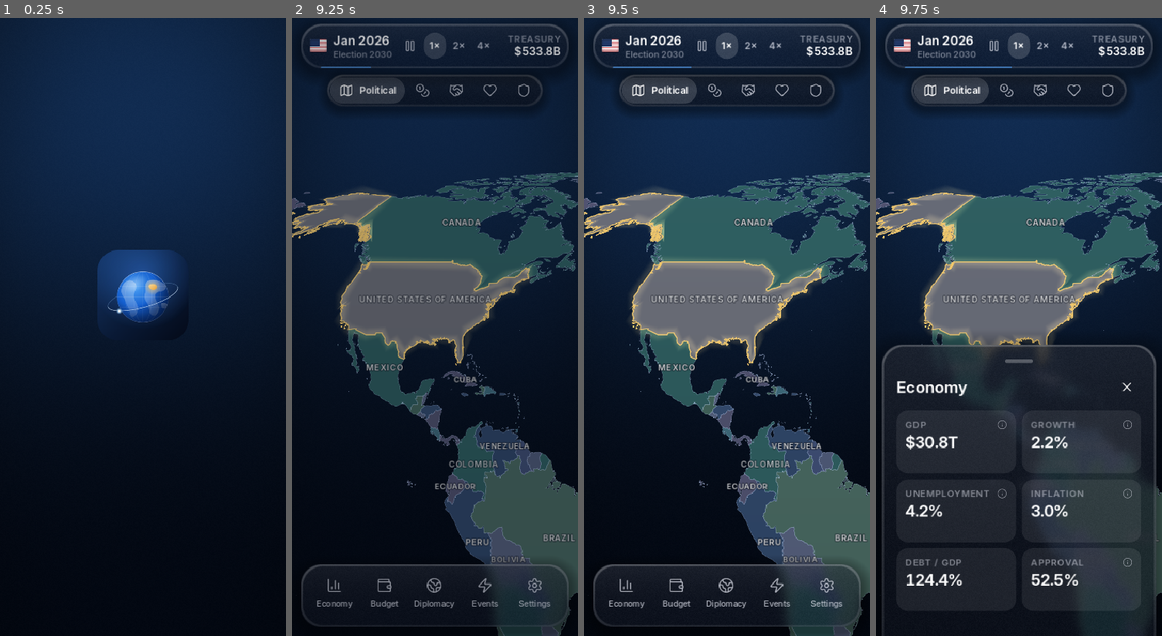
Above: before the commit, frames 1-4 (left to right).
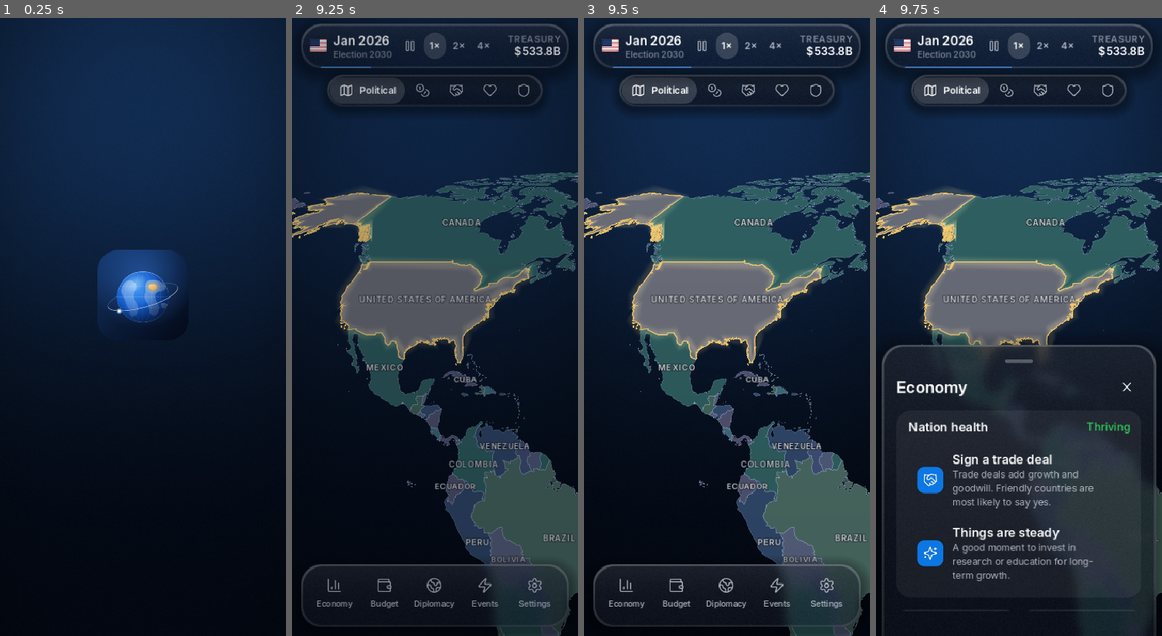
Above: after the commit, the same moments.

Repository: Arnav-Dugad/arnav-country-simulator
Game: Godot game, scene res://ui/screens/splash.tscn
Same seed, same stepped clock (60 frames per second), same inputs: the game is played once before the commit and once after it.
Inputs (mouse positions are in pixels of both pictures, inside the frame that each line leads up to):
- Up to frame 1 (0.25 s): no input
- Up to frame 2 (9.25 s): move the mouse to (497, 296) at 0.52 s; click (497, 296) at 0.67 s; tap Enter at 1.25 s; drag from (377, 357) to (420, 450) at 1.27 s; click "Skip" at 2 s; click "Skip" at 2.75 s; click "Not now, play as guest" at 3.5 s; click (435, 339) at 4.27 s; type "12" at 4.35 s; click "All" at 5 s; click "Africa" at 5.75 s; click "Americas" at 6.5 s; click "Asia" at 7.25 s; click "Europe" at 8 s; click "Lead" at 8.75 s
- Up to frame 3 (9.5 s): no input
- Up to frame 4 (9.75 s): click "Economy" at 9.5 s

Frames 1-3 are identical in both runs. In frame 4, 4.7% of the frame differs, in the area x 10-90%, y 65-92%.

Commit message:
Easy to use: Nation health advisor and a guided first-game tour
- sim/advisor.gd: plain-language advice (inflation, jobs, election, deficit, debt,
  unrest, happiness, sluggish growth, trade-deal opportunity) + overall health
- HealthCard at the top of Economy: Thriving / Doing okay / Struggling with the top
  three actions, each opening the page that fixes it; red dot on the Economy dock icon
- Guide: spotlight shader (rounded hole + glowing rim) gliding between targets with a
  glass explanation card; 7-step tour on the first game (pauses time), replay from Settings
- Fix: segmented controls with always-visible labels didn't move their selection pill
- Icon tiles stay square in rows; dock supports per-page badges

Co-Authored-By: Claude Opus 5.5 <noreply@anthropic.com>

Diff:
--- a/autoload/settings.gd
+++ b/autoload/settings.gd
@@ -12,6 +12,7 @@
 var skipped_version: String = ""
 var last_slot: int = 1
 var map_theme: String = "default"
+var tutorial_done: bool = false
 
 var _cfg := ConfigFile.new()
 
@@ -25,6 +26,7 @@
 		skipped_version = _cfg.get_value("prefs", "skipped_version", "")
 		last_slot = _cfg.get_value("prefs", "last_slot", 1)
 		map_theme = _cfg.get_value("prefs", "map_theme", "default")
+		tutorial_done = _cfg.get_value("prefs", "tutorial_done", false)
 
 
 func set_value(key: String, value: Variant) -> void:
--- /dev/null
+++ b/sim/advisor.gd
@@ -0,0 +1,66 @@
+class_name Advisor
+extends RefCounted
+## Plain-language advice: the most important things for the player to do right now.
+## Each item: {level: 0 tip / 1 watch / 2 urgent, title, detail, page, icon}.
+
+
+static func advice(c: CountryState) -> Array:
+	var out: Array = []
+	var b: Dictionary = c.base
+	var deficit := -c.balance_pct()
+	var m_left := Game.months_to_election
+
+	if c.inflation > maxf(6.0, float(b.inflation) + 2.0) and c.inflation > 4.0:
+		out.append(_item(2 if c.inflation > 12.0 else 1, "Prices are rising fast (%s)" % DS.pct(c.inflation),
+			"Raise the interest rate a little to cool inflation. It slows growth for a while.", "economy", "flame"))
+	if c.unemployment > float(b.unemployment) + 2.0:
+		out.append(_item(1, "Jobs are disappearing (%s jobless)" % DS.pct(c.unemployment),
+			"Lower the interest rate or spend a bit more to get people back to work.", "economy", "users"))
+	if c.approval < 45.0 and m_left <= 18:
+		out.append(_item(2, "Election in %d months, approval %s" % [m_left, DS.pct(c.approval, 0)],
+			"Win back voters: avoid income-tax rises, fund healthcare and welfare, keep prices calm.", "budget", "vote"))
+	elif c.approval < 40.0:
+		out.append(_item(1, "Approval is low (%s)" % DS.pct(c.approval, 0),
+			"People back leaders who keep them happy. Check what is pulling approval down.", "economy", "vote"))
+	if deficit > maxf(6.0, float(b.get("deficit_pct", 3.0)) + 2.0):
+		out.append(_item(1 if c.debt_pct() < 110.0 else 2, "Big budget deficit (%s of GDP)" % DS.pct(deficit),
+			"Trim spending or raise taxes gently. Large deficits add to debt and inflation.", "budget", "wallet"))
+	if c.debt_pct() > maxf(120.0, float(b.debt_pct) + 10.0):
+		out.append(_item(2, "Debt is getting dangerous (%s of GDP)" % DS.pct(c.debt_pct(), 0),
+			"Above about 100% markets may panic. Run a smaller deficit for a few years.", "budget", "alert"))
+	if c.stability < 30.0:
+		out.append(_item(2, "Unrest is growing (stability %d)" % int(c.stability),
+			"Raise approval and happiness, and bring unemployment down.", "economy", "shield"))
+	if c.happiness < float(b.happiness) - 5.0:
+		out.append(_item(1, "People are unhappier than when you started",
+			"More healthcare, welfare or education spending usually helps.", "budget", "heart"))
+	if c.growth < c.trend - 1.5 and c.inflation < 4.0:
+		out.append(_item(1, "The economy is sluggish (%s growth)" % DS.pct(c.growth),
+			"Cut the interest rate, or invest in infrastructure and research.", "economy", "trending-down"))
+	if c.trade_deals == 0 and m_left > 6:
+		out.append(_item(0, "Sign a trade deal",
+			"Trade deals add growth and goodwill. Friendly countries are most likely to say yes.", "diplomacy", "handshake"))
+	if out.is_empty() or out.all(func(x: Dictionary) -> bool: return int(x.level) == 0):
+		out.append(_item(0, "Things are steady",
+			"A good moment to invest in research or education for long-term growth.", "budget", "sparkles"))
+	out.sort_custom(func(x: Dictionary, y: Dictionary) -> bool: return int(x.level) > int(y.level))
+	return out
+
+
+## 2 = thriving, 1 = okay, 0 = struggling
+static func health(c: CountryState) -> int:
+	var urgent := 0
+	var watch := 0
+	for a in advice(c):
+		urgent += 1 if int(a.level) == 2 else 0
+		watch += 1 if int(a.level) == 1 else 0
+	if urgent > 0 or watch >= 3:
+		return 0
+	return 1 if watch > 0 else 2
+
+
+const HEALTH_TEXT := ["Struggling", "Doing okay", "Thriving"]
+
+
+static func _item(level: int, title: String, detail: String, page: String, icon: String) -> Dictionary:
+	return {"level": level, "title": title, "detail": detail, "page": page, "icon": icon}
--- /dev/null
+++ b/ui/components/guide.gd
@@ -0,0 +1,147 @@
+class_name Guide
+extends Control
+## Guided tour: a spotlight glides between targets while a glass card explains
+## each one in plain words. Steps: {target: Callable -> Rect2 (global, or empty
+## Rect2 for none), title, text}. Emits `finished` when done or skipped.
+
+signal finished
+
+const SPOT_SHADER := preload("res://ui/shaders/spotlight.gdshader")
+const PAD := 8.0
+
+var steps: Array = []
+var _i := 0
+var _shade: ColorRect
+var _mat: ShaderMaterial
+var _card: GlassPanel
+var _count: Label
+var _title: Label
+var _text: Label
+var _next: AppButton
+var _hole := Vector4.ZERO
+var _tween: Tween
+
+
+func _init() -> void:
+	set_anchors_and_offsets_preset(Control.PRESET_FULL_RECT)
+	mouse_filter = Control.MOUSE_FILTER_STOP
+	_mat = ShaderMaterial.new()
+	_mat.shader = SPOT_SHADER
+	_mat.set_shader_parameter(&"rim_color", DS.ACCENT_SOFT)
+	_shade = ColorRect.new()
+	_shade.material = _mat
+	_shade.mouse_filter = Control.MOUSE_FILTER_IGNORE
+	_shade.set_anchors_and_offsets_preset(Control.PRESET_FULL_RECT)
+	add_child(_shade)
+	var bb := BackBufferCopy.new()
+	bb.copy_mode = BackBufferCopy.COPY_MODE_VIEWPORT
+	add_child(bb)
+	_card = GlassPanel.new()
+	_card.theme_type_variation = &"GlassCard"
+	_card.tint = DS.GLASS_TINT_STRONG
+	add_child(_card)
+	var col := VBoxContainer.new()
+	col.add_theme_constant_override(&"separation", DS.S2)
+	_card.add_child(col)
+	_count = Label.new()
+	_count.theme_type_variation = &"Overline"
+	col.add_child(_count)
+	_title = Label.new()
+	_title.theme_type_variation = &"Title2"
+	_title.autowrap_mode = TextServer.AUTOWRAP_WORD_SMART
+	col.add_child(_title)
+	_text = Label.new()
+	_text.theme_type_variation = &"BodySecondary"
+	_text.autowrap_mode = TextServer.AUTOWRAP_WORD_SMART
+	col.add_child(_text)
+	var row := HBoxContainer.new()
+	row.add_theme_constant_override(&"separation", DS.S2)
+	col.add_child(row)
+	var skip := AppButton.make("Skip tour", &"GhostButton")
+	skip.pressed.connect(_finish)
+	row.add_child(skip)
+	var spacer := Control.new()
+	spacer.size_flags_horizontal = Control.SIZE_EXPAND_FILL
+	row.add_child(spacer)
+	_next = AppButton.make("Next", &"PrimaryButton")
+	_next.custom_minimum_size = Vector2(110, 44)
+	_next.pressed.connect(_advance)
+	row.add_child(_next)
+
+
+func _ready() -> void:
+	resized.connect(func() -> void: _show(_i, false))
+	modulate.a = 0.0
+	DS.ease_out(create_tween()).tween_property(self, "modulate:a", 1.0, Settings.dur(DS.DUR))
+	_show.call_deferred(0, false)
+
+
+func _advance() -> void:
+	if _i < steps.size() - 1:
+		_show(_i + 1, true)
+	else:
+		_finish()
+
+
+func _finish() -> void:
+	mouse_filter = Control.MOUSE_FILTER_IGNORE
+	var t := create_tween()
+	DS.ease_out(t)
+	t.tween_property(self, "modulate:a", 0.0, Settings.dur(DS.DUR_FAST))
+	await t.finished
+	finished.emit()
+	queue_free()
+
+
+func _show(i: int, animate: bool) -> void:
+	if steps.is_empty():
+		return
+	_i = i
+	var s: Dictionary = steps[i]
+	_count.text = "%d OF %d" % [i + 1, steps.size()]
+	_title.text = str(s.title)
+	_text.text = str(s.text)
+	_next.text = "Let's go" if i == steps.size() - 1 else "Next"
+	var r: Rect2 = (s.target as Callable).call() if s.has("target") else Rect2()
+	var target := Vector4.ZERO
+	if r.size != Vector2.ZERO:
+		var local := get_global_transform().affine_inverse() * r.position
+		target = Vector4(local.x - PAD, local.y - PAD, r.size.x + PAD * 2.0, r.size.y + PAD * 2.0)
+	_mat.set_shader_parameter(&"rect_size", size)
+	if _tween:
+		_tween.kill()
+	if animate and _hole.z > 0.0 and target.z > 0.0:
+		_tween = create_tween()
+		DS.ease_out(_tween)
+		_tween.tween_method(_set_hole, _hole, target, Settings.dur(DS.DUR_SLOW))
+	else:
+		_set_hole(target)
+	_place_card(target)
+	# Wrapped labels report their real height a frame later; re-place then.
+	get_tree().process_frame.connect(_place_card.bind(target), CONNECT_ONE_SHOT)
+	if animate:
+		Haptics.tap()
+
+
+func _set_hole(h: Vector4) -> void:
+	_hole = h
+	_mat.set_shader_parameter(&"hole", h)
+
+
+func _place_card(h: Vector4) -> void:
+	var w := minf(size.x - DS.S4 * 2.0, 380.0)
+	_card.size = Vector2(w, 0)
+	_card.size = Vector2(w, _card.get_combined_minimum_size().y)
+	var x := (size.x - w) * 0.5
+	var y: float
+	if h.z <= 0.0:
+		y = (size.y - _card.size.y) * 0.5
+	elif h.y + h.w * 0.5 > size.y * 0.5:
+		y = h.y - _card.size.y - DS.S4          # target low: card above it
+	else:
+		y = h.y + h.w + DS.S4                    # target high: card below it
+	y = clampf(y, Screen.top + DS.S3, size.y - Screen.bottom - _card.size.y - DS.S3)
+	if _card.position == Vector2.ZERO:
+		_card.position = Vector2(x, y)
+	else:
+		DS.ease_out(create_tween()).tween_property(_card, "position", Vector2(x, y), Settings.dur(DS.DUR))
--- /dev/null
+++ b/ui/components/health_card.gd
@@ -0,0 +1,53 @@
+class_name HealthCard
+extends PanelContainer
+## "Nation health": overall status pill plus the top three things to do.
+## Each suggestion is tappable and opens the page where it can be fixed.
+
+signal page_requested(page: String)
+
+var _status: Label
+var _list: VBoxContainer
+
+
+func _ready() -> void:
+	theme_type_variation = &"GroupPanel"
+	var col := VBoxContainer.new()
+	col.add_theme_constant_override(&"separation", DS.S3)
+	add_child(col)
+	var head := HBoxContainer.new()
+	head.add_theme_constant_override(&"separation", DS.S2)
+	col.add_child(head)
+	var t := Label.new()
+	t.theme_type_variation = &"Headline"
+	t.text = "Nation health"
+	t.size_flags_horizontal = Control.SIZE_EXPAND_FILL
+	head.add_child(t)
+	_status = Label.new()
+	_status.theme_type_variation = &"Subhead"
+	head.add_child(_status)
+	_list = VBoxContainer.new()
+	_list.add_theme_constant_override(&"separation", 2)
+	col.add_child(_list)
+	refresh()
+
+
+func refresh() -> void:
+	var c := Game.me()
+	if c == null or _list == null:
+		return
+	var h := Advisor.health(c)
+	var color: Color = [DS.RED, DS.ORANGE, DS.GREEN][h]
+	_status.text = Advisor.HEALTH_TEXT[h]
+	_status.add_theme_color_override(&"font_color", color)
+	for ch in _list.get_children():
+		ch.queue_free()
+	for a in Advisor.advice(c).slice(0, 3):
+		var row := ListRow.new().setup(str(a.title), str(a.detail))
+		row.subtitle_label.autowrap_mode = TextServer.AUTOWRAP_WORD_SMART
+		row.subtitle_label.text_overrun_behavior = TextServer.OVERRUN_NO_TRIMMING
+		row.title_label.autowrap_mode = TextServer.AUTOWRAP_WORD_SMART
+		row.title_label.text_overrun_behavior = TextServer.OVERRUN_NO_TRIMMING
+		var tint: Color = [DS.ACCENT, DS.ORANGE, DS.RED][int(a.level)]
+		row.set_leading(ListRow.icon_tile(str(a.icon), tint))
+		row.tapped.connect(func() -> void: page_requested.emit(str(a.page)))
+		_list.add_child(row)
--- a/ui/components/list_row.gd
+++ b/ui/components/list_row.gd
@@ -118,6 +118,7 @@
 	var p := PanelContainer.new()
 	p.theme_type_variation = &"IconTile"
 	p.custom_minimum_size = Vector2(36, 36)
+	p.size_flags_vertical = Control.SIZE_SHRINK_CENTER
 	p.self_modulate = tint
 	var t := TextureRect.new()
 	t.texture = DS.icon(icon_name)
--- a/ui/components/segmented_control.gd
+++ b/ui/components/segmented_control.gd
@@ -83,8 +83,9 @@
 		var has_icon := i < icons.size() and icons[i] != ""
 		_buttons[i].text = labels[i] if (on or not compact or not has_icon) else ""
 	_sync_size()
-	if not animate:
-		_move_indicator.call_deferred(false)
+	# Move after layout settles (labels may change width). Needed explicitly when
+	# no re-sort happens (non-compact controls where every label stays visible).
+	_move_indicator.call_deferred(animate)
 
 
 func _sync_size() -> void:
--- a/ui/hud/dock.gd
+++ b/ui/hud/dock.gd
@@ -13,7 +13,7 @@
 ]
 
 var _buttons := {}
-var _badge: Panel
+var _badges := {}
 var active := ""
 
 
@@ -32,14 +32,20 @@
 		b.pressed.connect(func() -> void: opened.emit(it[0]))
 		row.add_child(b)
 		_buttons[it[0]] = b
-	_badge = Panel.new()
-	_badge.theme_type_variation = &"Badge"
-	_badge.custom_minimum_size = Vector2(9, 9)
-	_badge.size = Vector2(9, 9)
-	_badge.visible = false
-	_badge.mouse_filter = Control.MOUSE_FILTER_IGNORE
-	_buttons["events"].add_child(_badge)
-	_buttons["events"].resized.connect(_place_badge)
+	for k in _buttons:
+		var badge := Panel.new()
+		badge.theme_type_variation = &"Badge"
+		badge.custom_minimum_size = Vector2(9, 9)
+		badge.size = Vector2(9, 9)
+		badge.visible = false
+		badge.mouse_filter = Control.MOUSE_FILTER_IGNORE
+		_buttons[k].add_child(badge)
+		_buttons[k].resized.connect(func() -> void: badge.position = Vector2(_buttons[k].size.x * 0.5 + 8, 4))
+		_badges[k] = badge
+
+
+func button_rect(page: String) -> Rect2:
+	return (_buttons[page] as Control).get_global_rect()
 
 
 func set_active(page: String) -> void:
@@ -55,10 +61,6 @@
 				b.remove_theme_color_override(c)
 
 
-func set_badge(show_it: bool) -> void:
-	_badge.visible = show_it
-
-
-func _place_badge() -> void:
-	var b: Control = _buttons["events"]
-	_badge.position = Vector2(b.size.x * 0.5 + 8, 4)
+## Small red dot on a dock item ("events" pending, "economy" needs attention).
+func set_badge(show_it: bool, page: String = "events") -> void:
+	_badges[page].visible = show_it
--- a/ui/hud/top_bar.gd
+++ b/ui/hud/top_bar.gd
@@ -86,6 +86,10 @@
 	_progress.draw_line(Vector2(r, y), Vector2(r + w * Game.month_progress(), y), Color(DS.ACCENT_SOFT, 0.7), 1.5, true)
 
 
+func speed_rect() -> Rect2:
+	return _speed.get_global_rect()
+
+
 func refresh() -> void:
 	var c := Game.me()
 	if c == null:
--- a/ui/screens/game.gd
+++ b/ui/screens/game.gd
@@ -69,6 +69,47 @@
 		_show_event.call_deferred(Game.pending_event)
 	get_tree().root.go_back_requested.connect(_on_back)
 	_dev_open.call_deferred()
+	if not Settings.tutorial_done and Game.months_played == 0 and DevTools.arg("open") == null:
+		get_tree().create_timer(0.9).timeout.connect(start_tour)
+
+
+# ------------------------------------------------------------------- tour ----
+func start_tour() -> void:
+	if not is_inside_tree() or is_instance_valid(_modal):
+		return
+	var prev := Game.speed
+	Game.set_speed(0)
+	var name := World.map.names[Game.player]
+	var g := Guide.new()
+	g.steps = [
+		{"target": _player_rect, "title": "Welcome, leader of %s" % name,
+			"text": "This is your country. Everything starts from real 2025 data: its people, money, debt and mood."},
+		{"target": top_bar.speed_rect, "title": "Time moves month by month",
+			"text": "One month passes every 2 seconds. Pause whenever you want to think, or speed up to 4×."},
+		{"target": func() -> Rect2: return dock.button_rect("economy"), "title": "Economy",
+			"text": "See how your country is doing and what to fix first. Set taxes and interest rates, with a forecast as you move each slider."},
+		{"target": func() -> Rect2: return dock.button_rect("budget"), "title": "Budget",
+			"text": "Decide how much the government spends, and on what: healthcare, schools, roads and more."},
+		{"target": func() -> Rect2: return dock.button_rect("diplomacy"), "title": "The world",
+			"text": "Make friends abroad with trade deals, alliances and aid. You can also tap any country on the map."},
+		{"target": modes.get_global_rect, "title": "Map views",
+			"text": "Color the world by wealth, relations with you, happiness or stability."},
+		{"title": "Your goal",
+			"text": "Keep your people happy and the economy healthy. Elections come every 4 years: stay above 50% approval to keep your job. Good luck!"},
+	]
+	add_child(g)
+	g.finished.connect(func() -> void:
+		Settings.set_value("tutorial_done", true)
+		Game.set_speed(maxi(prev, 1)))
+
+
+func _player_rect() -> Rect2:
+	var r := map.focus_rect(Game.player)
+	var xf := map.get_global_transform()
+	var a := xf * map.world_to_screen(r.position)
+	var b := xf * map.world_to_screen(r.end)
+	var view := map.get_global_rect().grow(-DS.S4)
+	return Rect2(a, b - a).intersection(view)
 
 
 ## DevTools: --open=<page> [--scroll=<px>] opens a sheet page at full height.
@@ -163,11 +204,16 @@
 	match page:
 		"diplomacy":
 			p.country_requested.connect(func(i: int) -> void: _open_country(i, true))
+		"economy":
+			p.page_requested.connect(open_page)
 		"country":
 			p.page_requested.connect(open_page)
 		"settings":
 			p.new_game_requested.connect(_confirm_new_game)
 			p.store_requested.connect(func() -> void: open_page("store"))
+			p.tour_requested.connect(func() -> void:
+				sheet.close()
+				start_tour())
 		"events":
 			p.open_pending.connect(func() -> void: _show_event(Game.pending_event))
 
@@ -221,6 +267,7 @@
 	if _mode != MapModes.Mode.POLITICAL and Game.month % 3 == 1:
 		map.set_colors(_colors_for(_mode))
 	dock.set_badge(not Game.pending_event.is_empty())
+	dock.set_badge(Advisor.health(Game.me()) == 0, "economy")
 
 
 func _on_relations_changed() -> void:
--- /dev/null
+++ b/ui/shaders/spotlight.gdshader
@@ -0,0 +1,25 @@
+shader_type canvas_item;
+// Tour spotlight: dims the screen except a rounded "hole" around the target,
+// with a soft glowing rim. hole = (x, y, w, h) in local pixels.
+
+uniform vec2 rect_size = vec2(390.0, 844.0);
+uniform vec4 hole = vec4(0.0);
+uniform float radius = 18.0;
+uniform float dim = 0.62;
+uniform vec4 rim_color : source_color = vec4(0.30, 0.64, 1.0, 1.0);
+
+float sd_round_box(vec2 p, vec2 b, float r) {
+	vec2 q = abs(p) - b + r;
+	return length(max(q, 0.0)) + min(max(q.x, q.y), 0.0) - r;
+}
+
+void fragment() {
+	vec2 p = UV * rect_size;
+	vec2 half_size = hole.zw * 0.5;
+	float d = hole.z <= 0.0 ? 1e4 : sd_round_box(p - (hole.xy + half_size), half_size, min(radius, min(half_size.x, half_size.y)));
+	float outside = smoothstep(-1.0, 1.0, d);
+	float rim = exp(-abs(d) * 0.35) * (1.0 - step(1e3, d));
+	vec3 col = mix(vec3(0.0, 0.01, 0.03), rim_color.rgb, rim * 0.9);
+	float a = max(outside * dim, rim * 0.55);
+	COLOR = vec4(col, a * COLOR.a);
+}
--- a/ui/sheets/economy_page.gd
+++ b/ui/sheets/economy_page.gd
@@ -17,6 +17,9 @@
 var _trade: AppSlider
 var _balance_note: Label
 var _strips: Array[ForecastStrip] = []
+var _health: HealthCard
+
+signal page_requested(page: String)
 
 
 func _init() -> void:
@@ -25,6 +28,9 @@
 
 
 func _build() -> void:
+	_health = HealthCard.new()
+	_health.page_requested.connect(func(p: String) -> void: page_requested.emit(p))
+	add_child(_health)
 	var g := grid(self)
 	_tiles.gdp = _tile(g, "GDP", func(v: float) -> String: return DS.money(v), true)
 	_tiles.growth = _tile(g, "Growth", SheetPage.fmt_pct, true)
@@ -143,6 +149,7 @@
 	_tiles.approval.show_value(c.approval, year_ago("approval"), SheetPage.fmt_pts)
 	_update_balance()
 	_update_chart(false)
+	_health.refresh()
 
 
 func on_open() -> void:
--- a/ui/sheets/settings_page.gd
+++ b/ui/sheets/settings_page.gd
@@ -4,6 +4,7 @@
 
 signal new_game_requested
 signal store_requested
+signal tour_requested
 
 var _slots_box: VBoxContainer
 var _account_box: VBoxContainer
@@ -46,6 +47,9 @@
 	var hap := AppToggle.new().setup("Haptic feedback", Settings.haptics, "vibrate")
 	hap.toggled.connect(func(v: bool) -> void: Settings.set_value("haptics", v))
 	prefs.add_child(hap)
+	var tour := AppButton.make("Replay the guided tour", &"", "map")
+	tour.pressed.connect(func() -> void: tour_requested.emit())
+	prefs.add_child(tour)
 	var rm := AppToggle.new().setup("Reduce motion", Settings.reduce_motion, "sparkles")
 	rm.toggled.connect(func(v: bool) -> void: Settings.set_value("reduce_motion", v))
 	prefs.add_child(rm)
Not shown, added: sim/advisor.gd.uid
Not shown, added: ui/components/guide.gd.uid
Not shown, added: ui/components/health_card.gd.uid
Not shown, added: ui/shaders/spotlight.gdshader.uid
